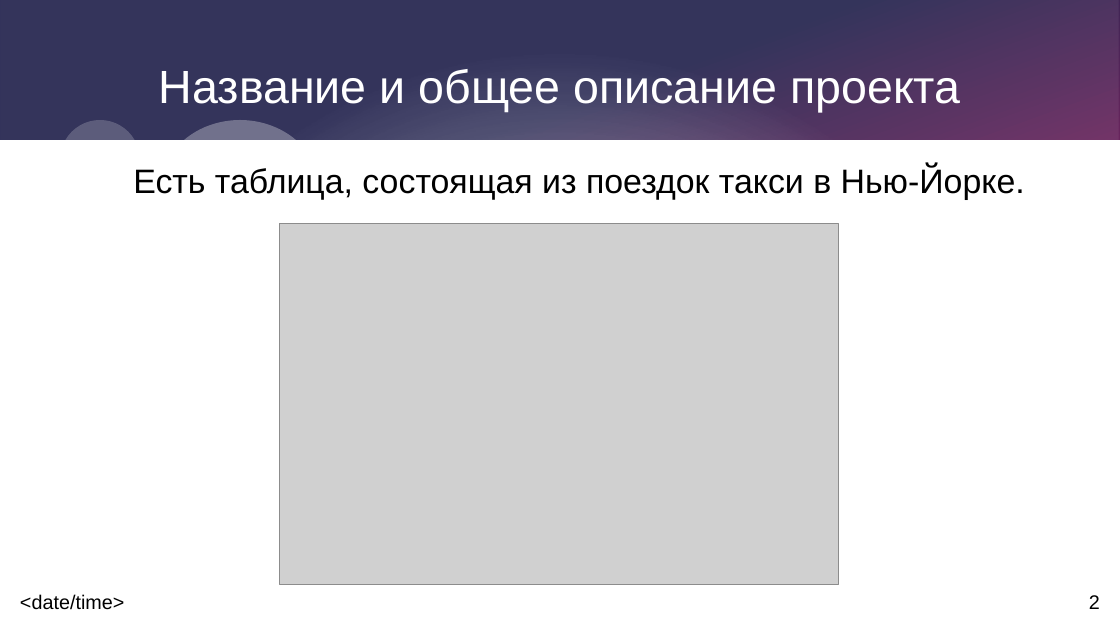
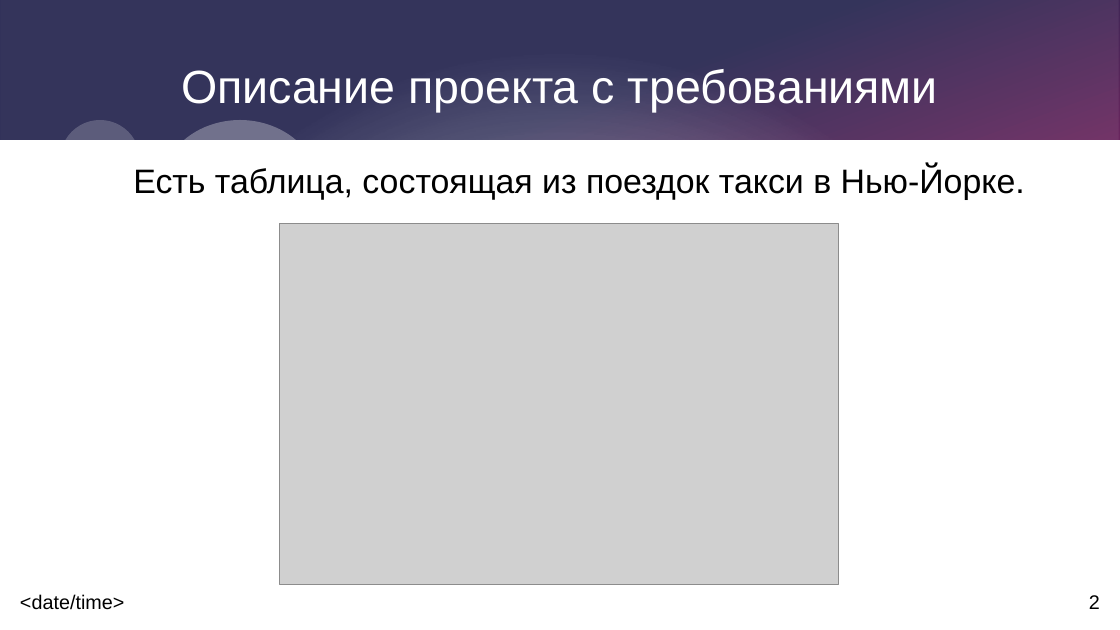
Before and after one commit to atdushi/Cartax, a slide deck: slide 2 of docs/presentation.odp. Drawn at 1120x630 pixels with LibreOffice and Linux fonts; fonts in the diff are those of the drawing; grey boxes stand for pictures. Boxes give left, top, right and bottom in pixels: in the first picture for what was removed or moved away, otherwise in the second. Text is boxed around its words. In the diff, an @@ line names an element or a change of style, - is before the commit and + after.

```diff
--- a/docs/presentation.odp
+++ b/docs/presentation.odp
@@ title at (x1=181, y1=69, x2=938, y2=112): text changed @@
-Название и общее описание проекта
+Описание проекта с требованиями
```
Also in this commit, not shown: 5 other slides changed, 1 slide added, 2 other files.
